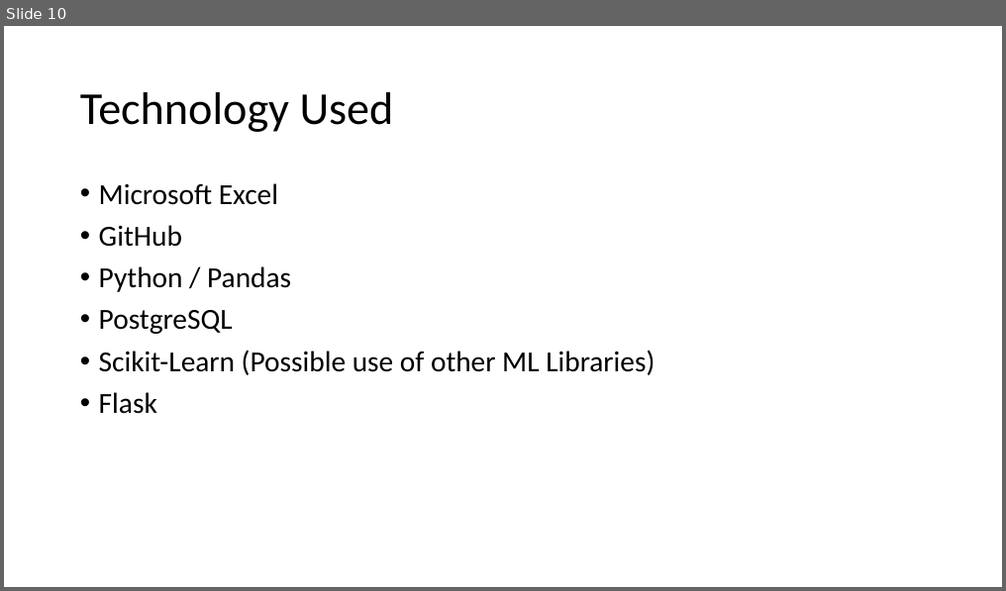
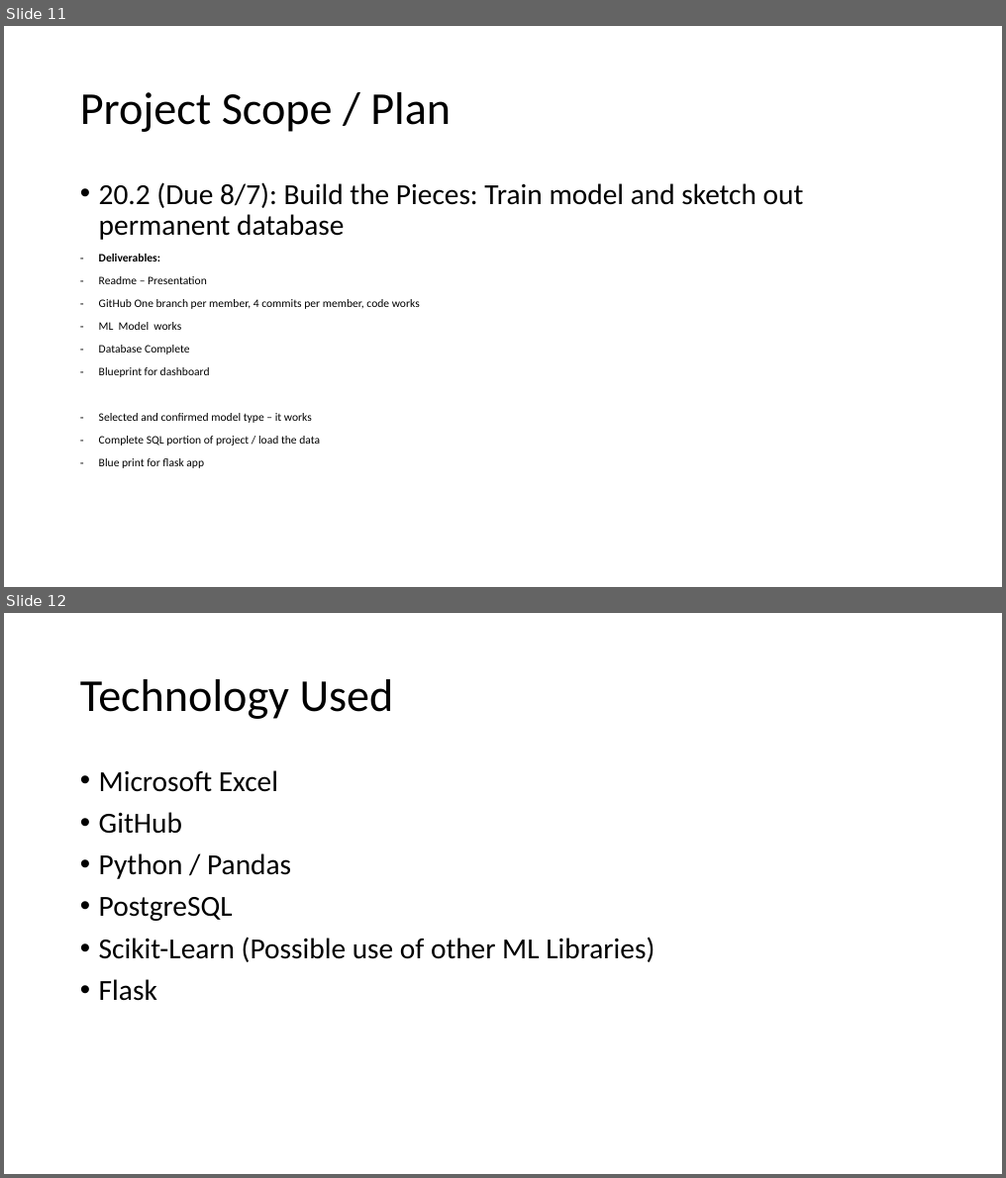
Before and after one commit to Jarney903/Red-ProjectHub, a slide deck: Final_Project_NButaneRecycle.pptx. Shown one above the other, each under a label of ours: slide 10 before the commit, slides 11 and 12 after it. The pictures are 1006x591 and 1006x1178 pixels, drawn with LibreOffice and Linux fonts; fonts in the diff are those of the drawing. Boxes give left, top, right and bottom in pixels: in the first picture for what was removed or moved away, otherwise in the second. Text is boxed around its words. In the diff, an @@ line names an element or a change of style, - is before the commit and + after.

```diff
--- a/Final_Project_NButaneRecycle.pptx
+++ b/Final_Project_NButaneRecycle.pptx
@@ slide 11 added at [4, 26, 1002, 587], background #FFFFFF @@
@@ title added at [80, 92, 450, 132], 44 pt, text #000000 @@
+Project Scope / Plan
@@ text added at [99, 182, 804, 469], 11 pt, text #000000 @@
+• 20.2 (Due 8/7): Build the Pieces: Train model and sketch out permanent database
+– Deliverables:
+– Readme – Presentation
+– GitHub One branch per member, 4 commits per member, code works
+– ML Model works
+– Database Complete
+– Blueprint for dashboard
+– Selected and confirmed model type – it works
+– Complete SQL portion of project / load the data
+– Blue print for flask app
@@ what was slide 10 is now slide 12 @@
```
Also in this commit, not shown: 1 other slide added, 3 other files.
